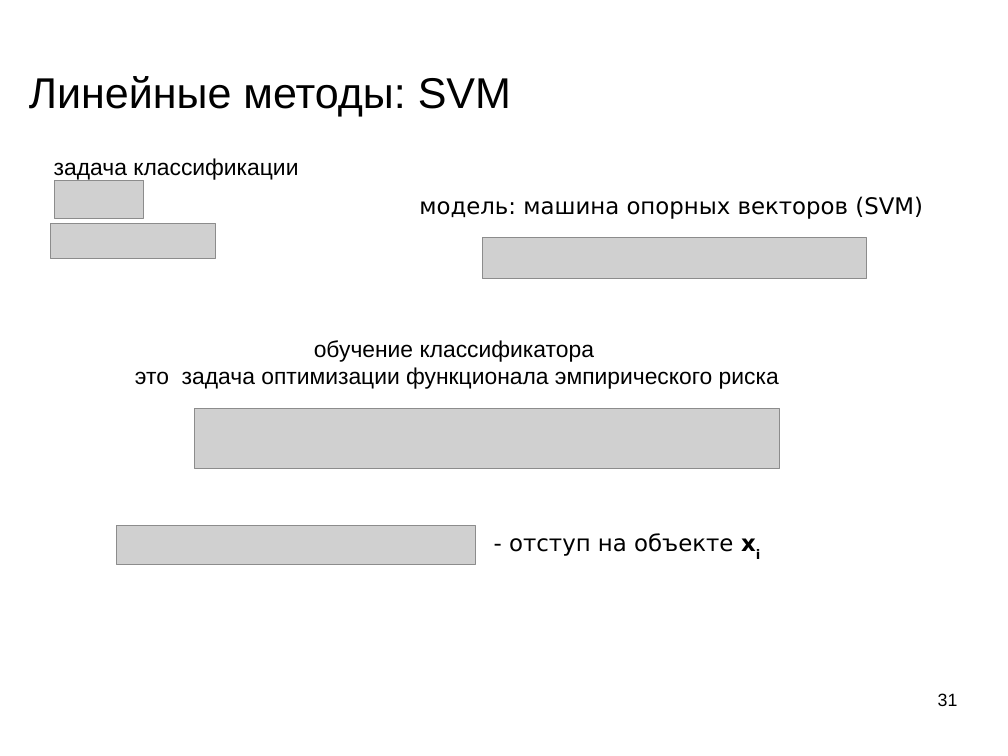
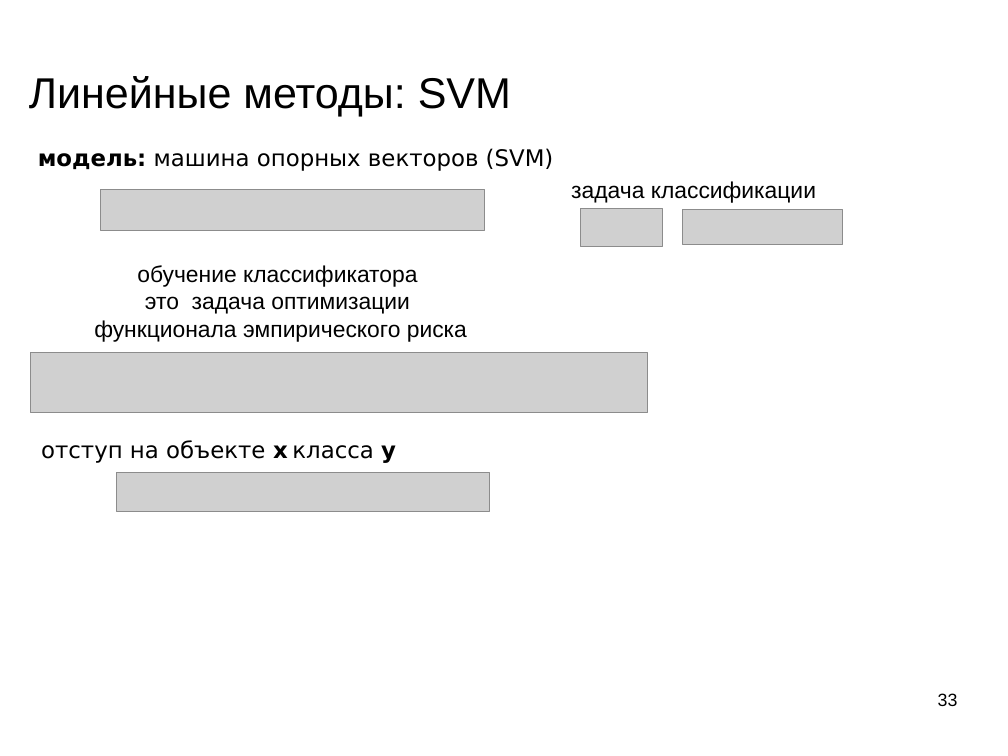
Before and after one commit to mechanoid5/ml_lectorium_legacy, a slide deck: slide 33 of 09-linear.odp (slide 31 before the commit). Drawn at 1008x756 pixels with LibreOffice and Linux fonts; fonts in the diff are those of the drawing; grey boxes stand for pictures; background and template pictures are left out. Boxes give left, top, right and bottom in pixels: in the first picture for what was removed or moved away, otherwise in the second. Text is boxed around its words. In the diff, an @@ line names an element or a change of style, - is before the commit and + after.

```diff
--- a/09-linear.odp
+++ b/09-linear.odp
@@ text "модель: машина опорных векторов (SVM)": place and size @@
-text "модель: машина опорных векторов (SVM)" at bbox=[419, 196, 923, 219]
+text "модель: машина опорных векторов (SVM)" at bbox=[38, 148, 554, 171]
@@ text "модель: машина опорных векторов (SVM)" at bbox=[38, 148, 554, 171]: bold on in "модель:" @@
@@ text "задача классификации": place and size @@
-text "задача классификации" at bbox=[54, 158, 298, 181]
+text "задача классификации" at bbox=[571, 181, 816, 203]
@@ text "задача классификации" at bbox=[571, 181, 816, 203]: alignment left to centre @@
@@ picture: place and size @@
-picture at bbox=[50, 223, 215, 259]
+picture at bbox=[101, 189, 485, 231]
@@ picture: place and size @@
-picture at bbox=[483, 238, 867, 279]
+picture at bbox=[581, 209, 663, 247]
@@ picture: place and size @@
-picture at bbox=[54, 180, 144, 219]
+picture at bbox=[683, 209, 843, 245]
@@ text "обучение классификатора": place and size @@
-text "обучение классификатора" at bbox=[135, 340, 779, 389]
+text "обучение классификатора" at bbox=[94, 265, 467, 342]
@@ text at bbox=[94, 296, 467, 342]: text changed @@
-это задача оптимизации функционала эмпирического риска
+это задача оптимизации
+функционала эмпирического риска
@@ picture: place and size @@
-picture at bbox=[195, 409, 780, 468]
+picture at bbox=[30, 353, 649, 413]
@@ text at bbox=[41, 440, 396, 463]: text changed @@
-- отступ на объекте xi
+отступ на объекте x класса y
@@ picture: place and size @@
-picture at bbox=[117, 526, 476, 565]
+picture at bbox=[116, 472, 489, 511]
@@ page number at bbox=[938, 693, 958, 706]: text changed @@
-31
+33
```
Also in this commit, not shown: 6 other slides changed, 4 slides added.
